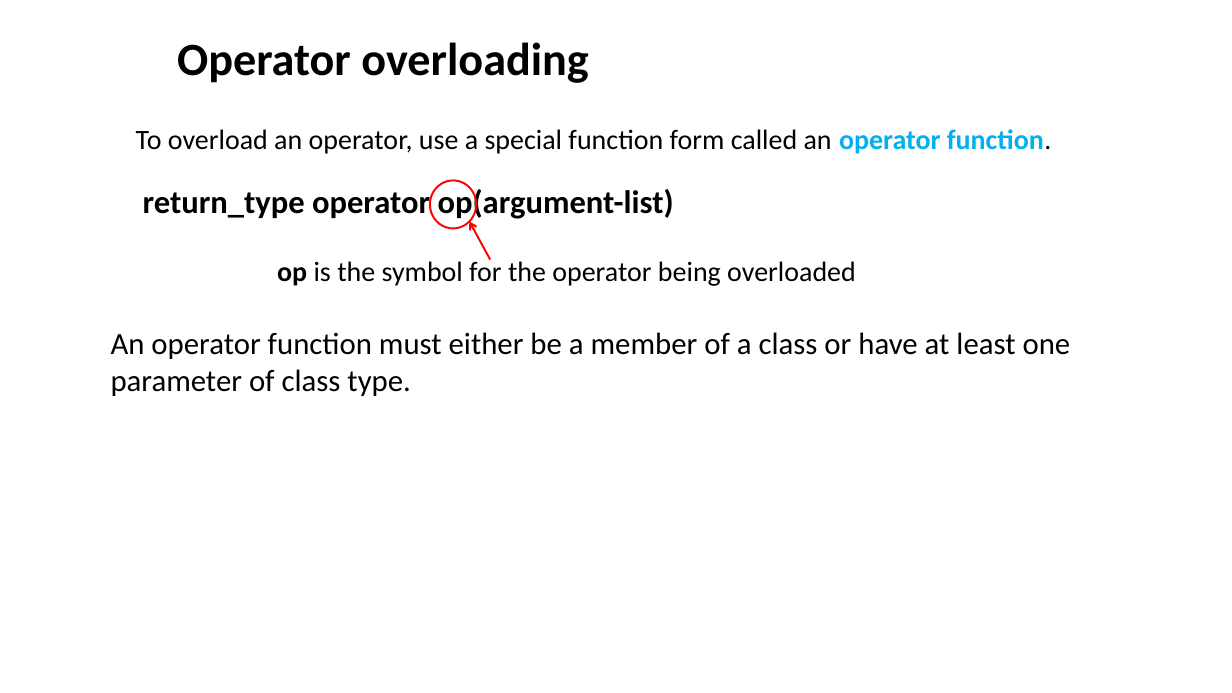
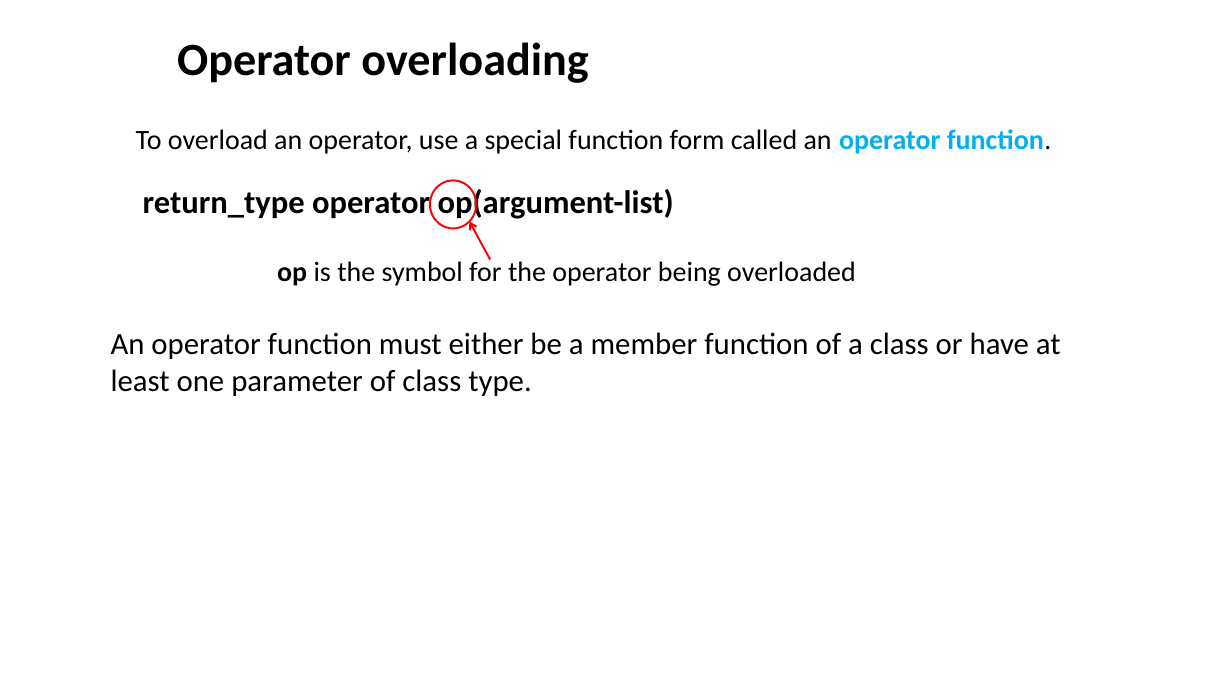
Before and after one commit to ShiqiYu/CPP, a slide deck: slide 3 of week10/Lab10.pptx. Drawn at 1232x693 pixels with LibreOffice and Linux fonts; fonts in the diff are those of the drawing; background and template pictures are left out. Boxes give left, top, right and bottom in pixels: in the first picture for what was removed or moved away, otherwise in the second. Text is boxed around its words. In the diff, an @@ line names an element or a change of style, - is before the commit and + after.

```diff
--- a/week10/Lab10.pptx
+++ b/week10/Lab10.pptx
@@ text at (111,332,1061,396): text changed @@
-An operator function must either be a member of a class or have at least one parameter of class type.
+An operator function must either be a member function of a class or have at least one parameter of class type.
```
Also in this commit, not shown: 3 other slides changed, 9 slides added, 7 slides removed, 1 other file.
